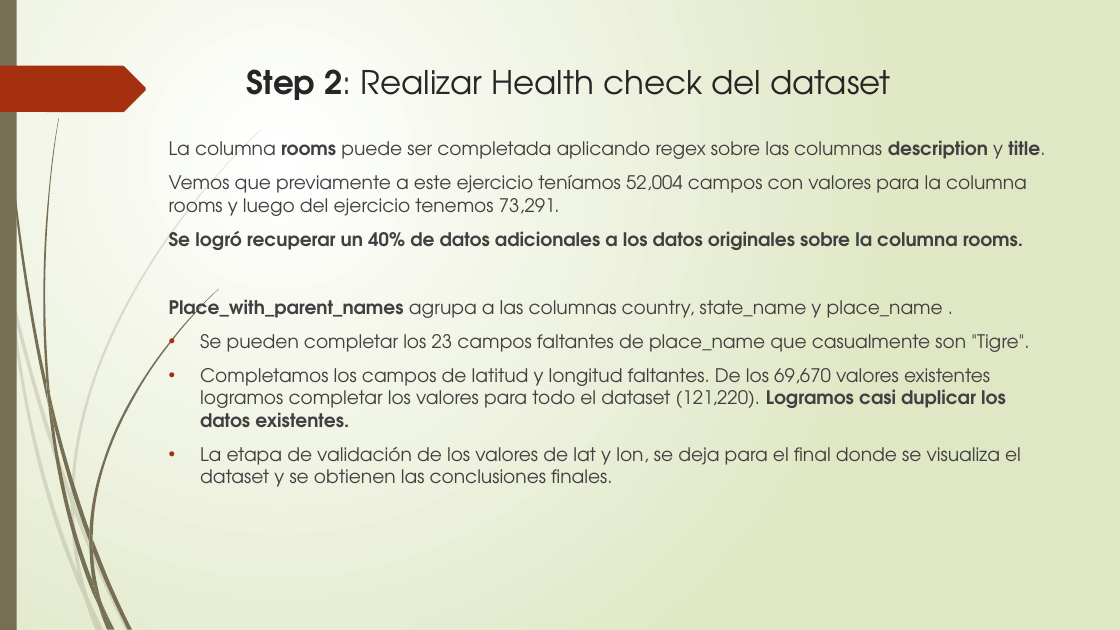
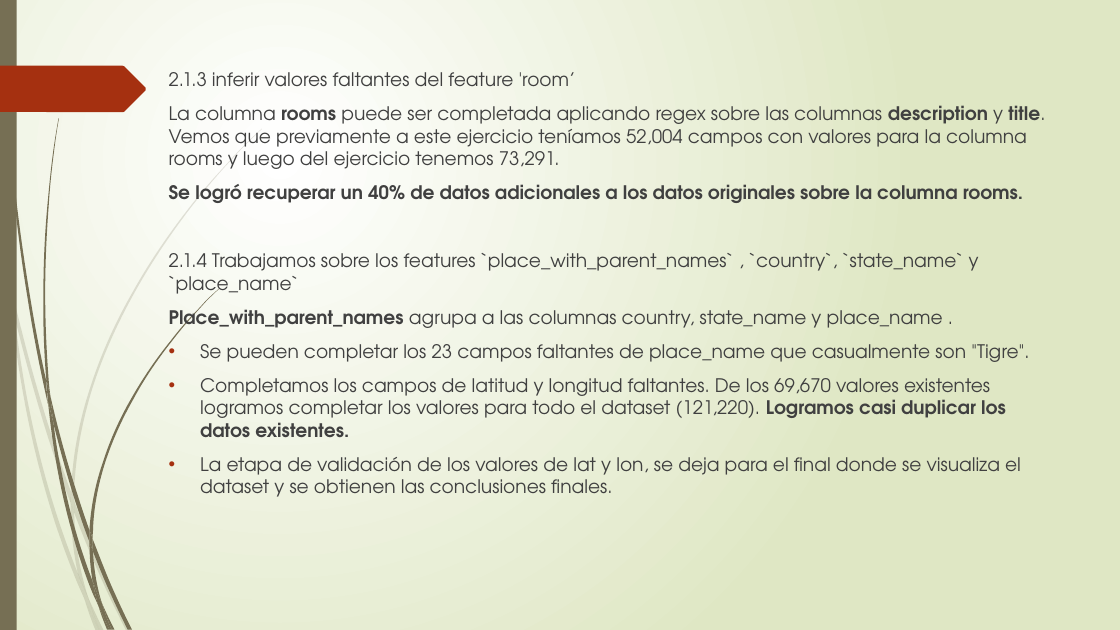
Before and after one commit to gfairhurst/Digitalhouse-Desafio-1, a slide deck: slide 5 of Desafio 1 - Presentacion Grupo 6.pptx. Drawn at 1120x630 pixels with LibreOffice and Linux fonts; fonts in the diff are those of the drawing. Boxes give left, top, right and bottom in pixels: in the first picture for what was removed or moved away, otherwise in the second. Text is boxed around its words. In the diff, an @@ line names an element or a change of style, - is before the commit and + after.

```diff
--- a/Desafio 1 - Presentacion Grupo 6.pptx
+++ b/Desafio 1 - Presentacion Grupo 6.pptx
@@ text "2.1.3 inferir valores faltantes del ...": place and size @@
-text "2.1.3 inferir valores faltantes del ..." at <box>169,140,1045,487</box>
+text "2.1.3 inferir valores faltantes del ..." at <box>169,72,1045,497</box>
@@ text at <box>169,72,1045,169</box>: text changed @@
-La columna rooms puede ser completada aplicando regex sobre las columnas description y title.
-Vemos que previamente a este ejercicio teníamos 52,004 campos con valores para la columna rooms y luego del ejercicio tenemos 73,291.
+2.1.3 inferir valores faltantes del feature 'room’
+La columna rooms puede ser completada aplicando regex sobre las columnas description y title. Vemos que previamente a este ejercicio teníamos 52,004 campos con valores para la columna rooms y luego del ejercicio tenemos 73,291.
@@ title removed at <box>247,69,891,100</box> @@
-Step 2: Realizar Health check del dataset
@@ text at <box>169,253,979,299</box>: paragraph added @@
+2.1.4 Trabajamos sobre los features `place_with_parent_names` , `country`, `state_name` y `place_name`
```
Also in this commit, not shown: 2 other slides changed, 6 slides added, 3 slides removed, 1 other file.
